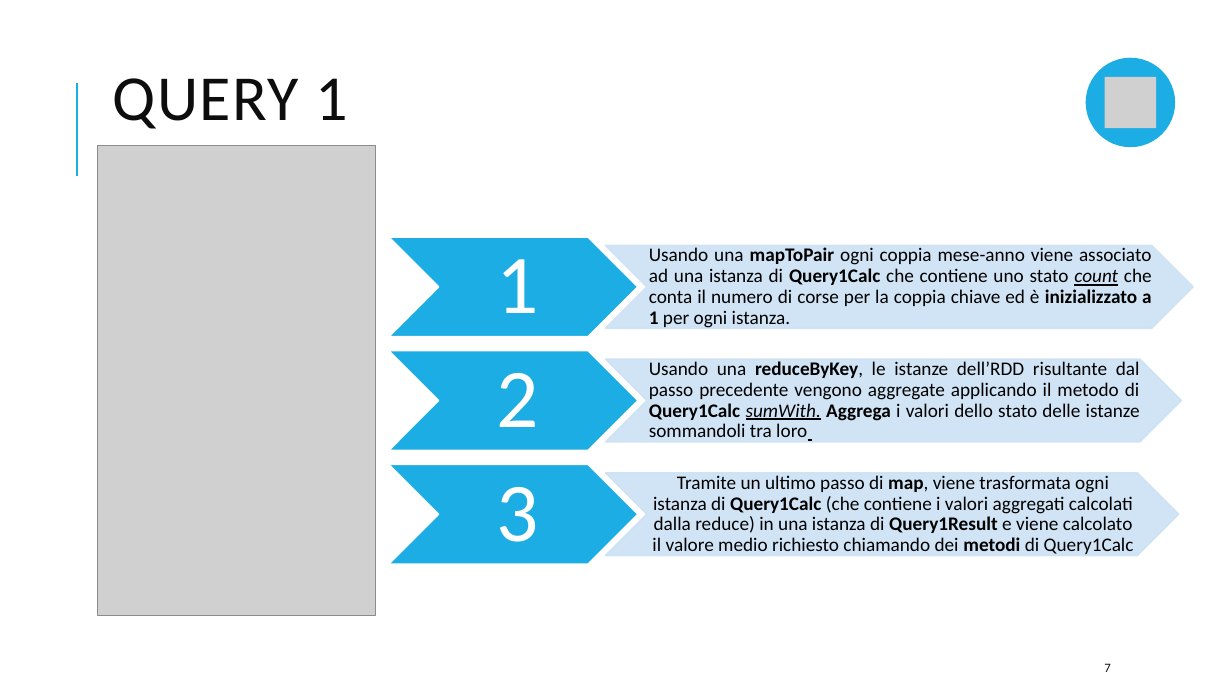
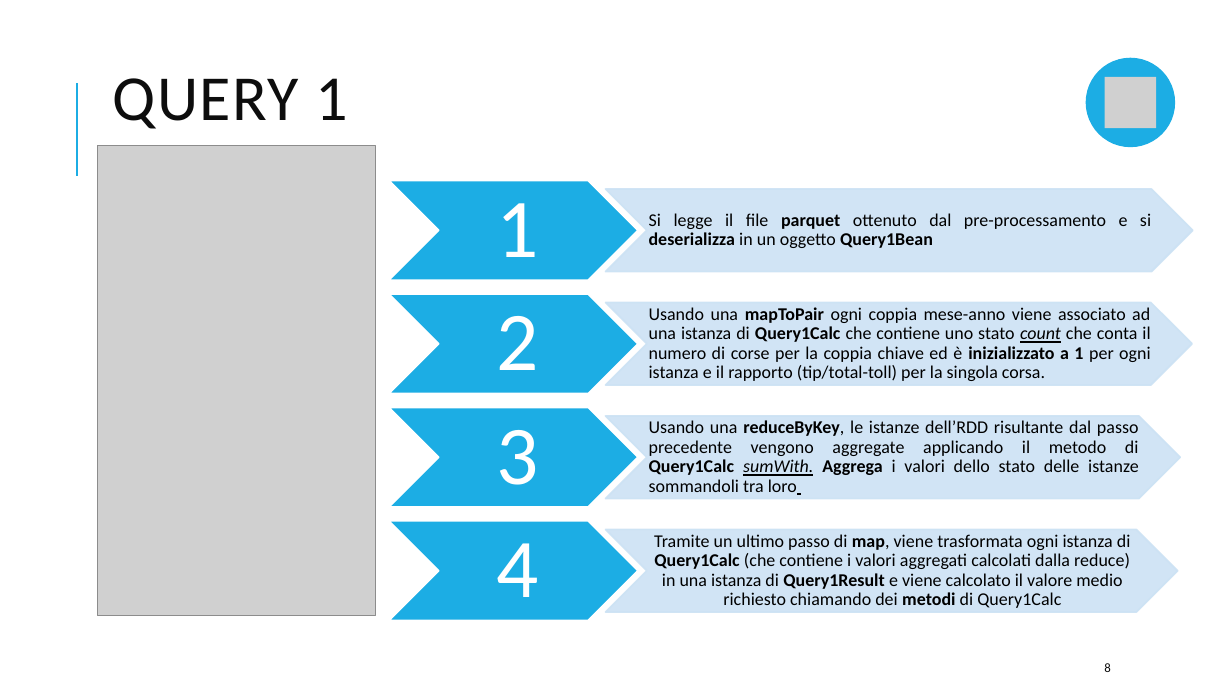
Before and after one commit to Diana0422/SABD-project1, a slide deck: slide 8 of Reports/SABD-presentazione1.pptx (slide 7 before the commit). Drawn at 1232x693 pixels with LibreOffice and Linux fonts; fonts in the diff are those of the drawing; grey boxes stand for pictures. Boxes give left, top, right and bottom in pixels: in the first picture for what was removed or moved away, otherwise in the second. Text is boxed around its words. In the diff, an @@ line names an element or a change of style, - is before the commit and + after.

```diff
--- a/Reports/SABD-presentazione1.pptx
+++ b/Reports/SABD-presentazione1.pptx
@@ text "1": place and size @@
-text "1" at <box>496,259,538,313</box>
+text "1" at <box>496,203,538,257</box>
@@ text "2": place and size @@
-text "2" at <box>496,373,538,427</box>
+text "2" at <box>496,316,538,370</box>
@@ text at <box>649,307,1150,381</box>: text changed; size 15 to 14 pt @@
-Usando una mapToPair ogni coppia mese-anno viene associato ad una istanza di Query1Calc che contiene uno stato count che conta il numero di corse per la coppia chiave ed è inizializzato a 1 per ogni istanza.
+Usando una mapToPair ogni coppia mese-anno viene associato ad una istanza di Query1Calc che contiene uno stato count che conta il numero di corse per la coppia chiave ed è inizializzato a 1 per ogni istanza e il rapporto (tip/total-toll) per la singola corsa.
@@ 6 chevrons, 2 texts: place and size @@
-6 chevrons, 2 texts at <box>389,238,1193,565</box>
+6 chevrons, 2 texts at <box>389,294,1192,621</box>
@@ text "3": place and size @@
-text "3" at <box>496,487,538,542</box>
+text "3" at <box>496,430,538,485</box>
@@ text "Usando una reduceByKey, le istanze ..." at <box>649,420,1139,492</box>: size 15 to 14 pt @@
@@ text "Tramite un ultimo passo di ..." at <box>654,534,1131,608</box>: size 15 to 14 pt @@
@@ group added at <box>389,180,1193,597</box>: 2 chevrons, 2 texts @@
+Si legge il file parquet ottenuto dal pre-processamento e si deserializza in un oggetto Query1Bean
+4
@@ page number at <box>1104,663,1110,672</box>: text changed @@
-7
+8
```
Also in this commit, not shown: 7 other slides changed, 3 slides added, 1 slide removed, 1 other file.
